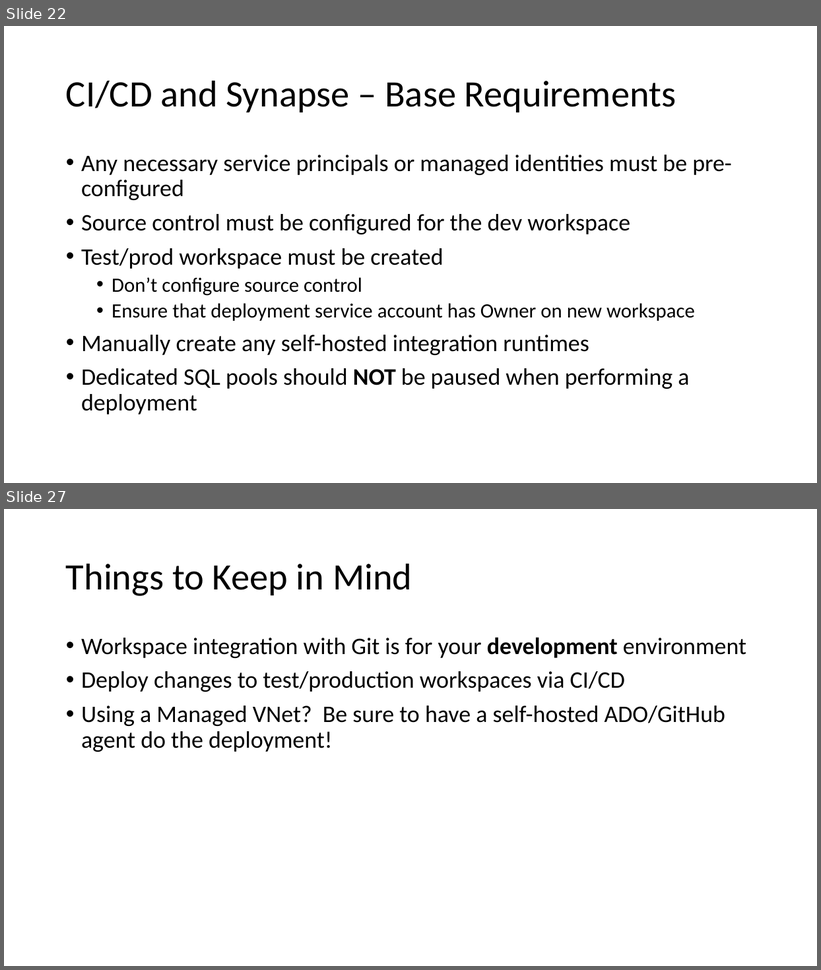
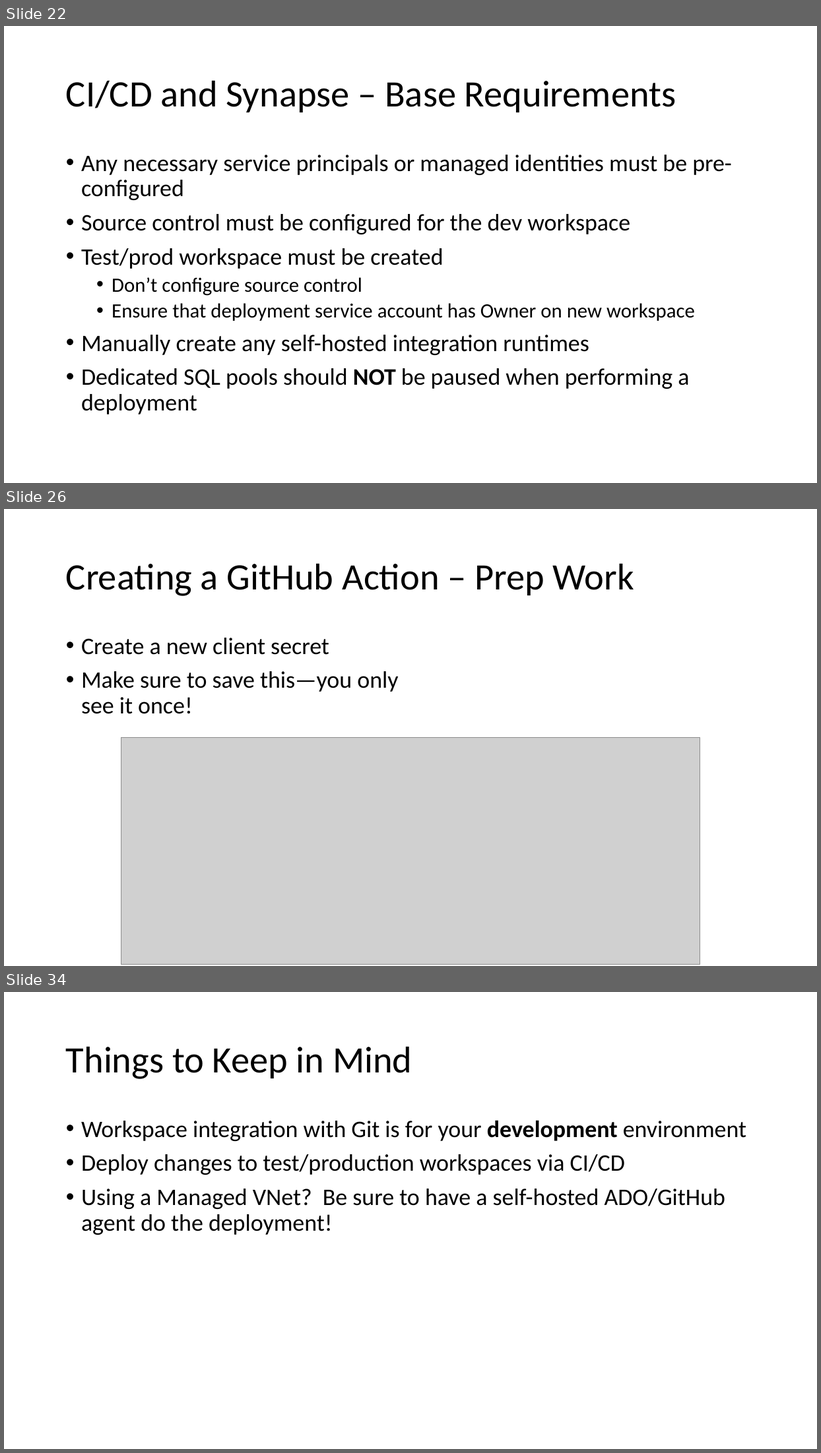
Before and after one commit to solliancenet/precon-synapse-power-bi, a slide deck: Slides/02 - Synapse Development.pptx. Shown one above the other, each under a label of ours: slides 22 and 27 before the commit, slides 22, 26 and 34 after it; the slides between them are not shown. The pictures are 821x970 and 821x1453 pixels, drawn with LibreOffice and Linux fonts; fonts in the diff are those of the drawing; grey boxes stand for pictures. Boxes give left, top, right and bottom in pixels: in the first picture for what was removed or moved away, otherwise in the second. Text is boxed around its words. In the diff, an @@ line names an element or a change of style, - is before the commit and + after.

```diff
--- a/Slides/02 - Synapse Development.pptx
+++ b/Slides/02 - Synapse Development.pptx
@@ slide 26 added at box(4, 509, 817, 966), background #FFFFFF @@
@@ title added at box(66, 563, 634, 596), 44 pt, text #000000 @@
+Creating a GitHub Action – Prep Work
@@ text added at box(81, 638, 398, 714), 28 pt, text #000000 @@
+• Create a new client secret
+• Make sure to save this—you only see it once!
@@ picture added at box(121, 738, 700, 964) @@
@@ what was slide 27 is now slide 34 @@
```
Also in this commit, not shown: 3 slides changed, 7 other slides added, 1 slide removed, 1 other file.
